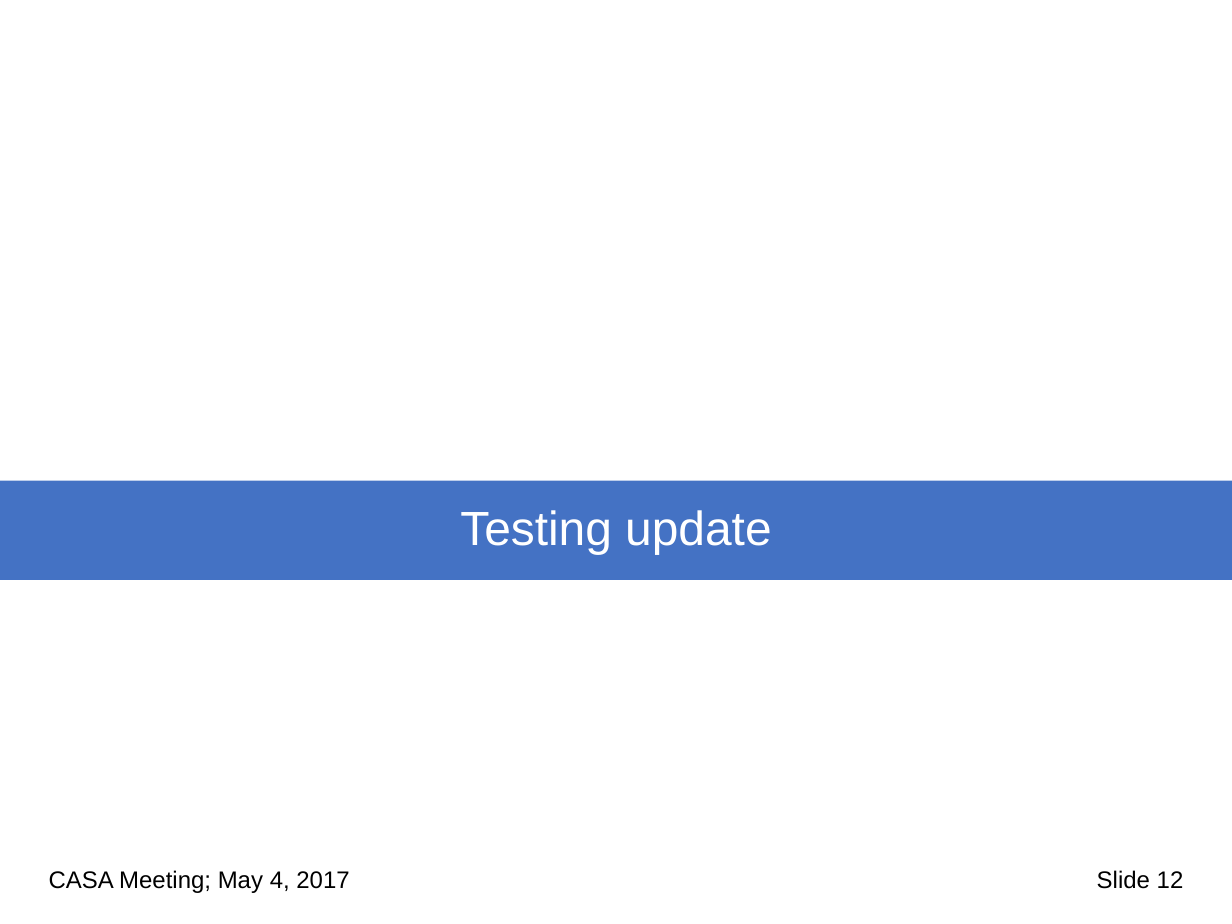
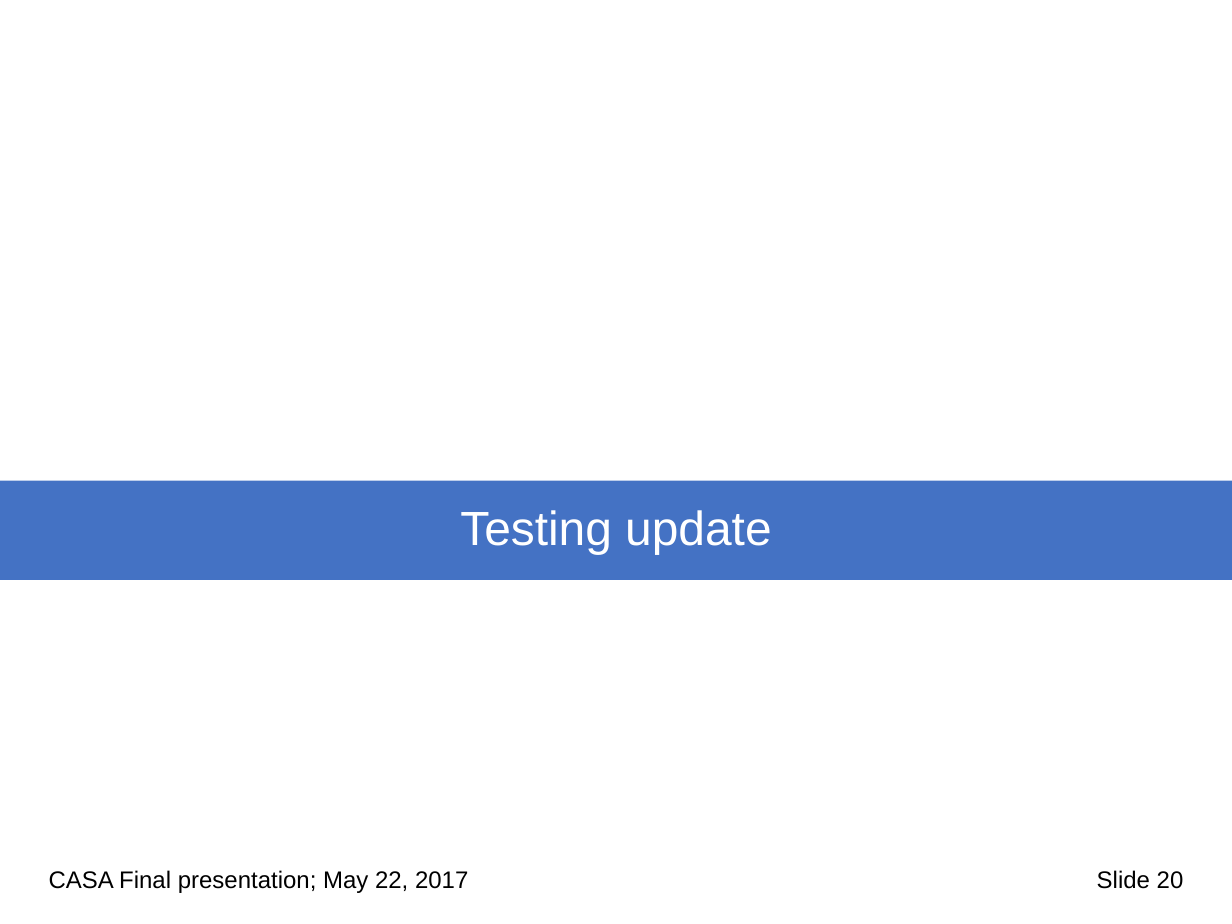
Before and after one commit to Plavit/CASA-refactor, a slide deck: slide 21 of docs/WIP/CASA_Final_v1.pptx (slide 13 before the commit). Drawn at 1232x924 pixels with LibreOffice and Linux fonts; fonts in the diff are those of the drawing; background and template pictures are left out. Boxes give left, top, right and bottom in pixels: in the first picture for what was removed or moved away, otherwise in the second. Text is boxed around its words. In the diff, an @@ line names an element or a change of style, - is before the commit and + after.

```diff
--- a/docs/WIP/CASA_Final_v1.pptx
+++ b/docs/WIP/CASA_Final_v1.pptx
@@ text at <box>49,870,468,893</box>: text changed @@
-CASA Meeting; May 4, 2017
+CASA Final presentation; May 22, 2017
@@ page number at <box>1097,870,1184,889</box>: text changed @@
-Slide 12
+Slide 20
```
Also in this commit, not shown: 11 other slides changed, 8 slides added, 1 other file.
